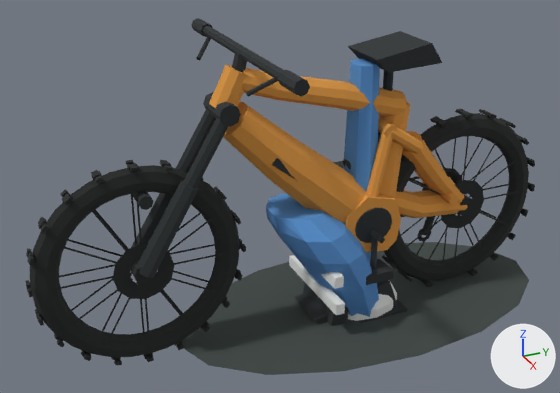
Two versions of the glTF model contrib/workout-game-assets/generated/WG_RiderBike.glb, one commit apart.
Both versions are drawn from a 50 mm camera at (2.34, -1.38, 1.71) aimed at (-0.06, -0.3, 0.51). Arrows for +X, +Y and +Z are at lower right; the lights stay in place. The older version comes first. Where no turn or scale is listed for an object, it has been applied to the vertices. Vertices at exactly the same position are counted once.

In view in the first picture: 'GEO_BikeComponents_LOD0', 'GEO_Crank_LOD0', 'GEO_Fork_LOD0', 'GEO_FrontWheel_LOD0', 'GEO_HelmetAccent_LOD0', 'GEO_JerseyAccent_LOD0', 'GEO_Limb_LOD0', 'GEO_MainFrame_LOD0', 'GEO_RearShock_LOD0', 'GEO_RearWheel_LOD0', 'GEO_Shadow_LOD0', 'GEO_Swingarm_LOD0', 'GEO_Torso_LOD0' and 3 more.
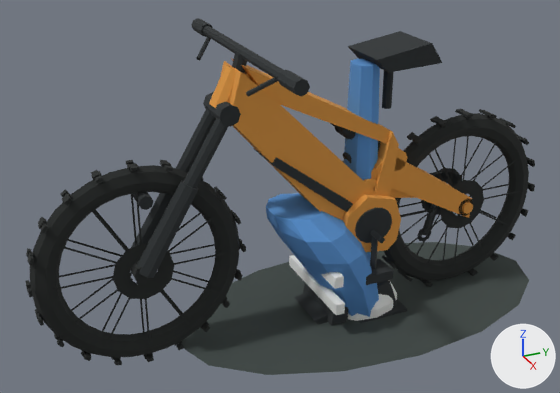
What differs and where, as boxes [x1, y1, x2, y2] in the pictures (560 x 393 px):
'GEO_MainFrame_LOD0', reshaped
    before: [209, 64, 410, 252]
    after: [209, 58, 401, 252]
'GEO_Swingarm_LOD0', reshaped
    before: [366, 118, 467, 218]
    after: [364, 148, 473, 218]
'GEO_RearShock_LOD0', reshaped (mostly hidden)
    before: [343, 132, 380, 170]
    after: [330, 123, 380, 164]
part 1 of me_geo_mainframe_lod0, rebuilt (8% wider, 31% taller)
    before: [223, 102, 366, 223]
    after: [221, 61, 375, 220]
part 2 of me_geo_mainframe_lod0, rebuilt (74% taller)
    before: [242, 68, 407, 117]
    after: [231, 58, 391, 144]
part 3 of me_geo_mainframe_lod0, rebuilt
    before: [379, 102, 410, 198]
    after: [374, 131, 399, 196]
part 4 of me_geo_rearshock_lod0, added
    after: [330, 123, 352, 134]
part 5 of me_geo_rearshock_lod0, rebuilt (not visible before)
    after: [335, 127, 380, 151]
part 6 of me_geo_rearshock_lod0, rebuilt
    before: [343, 159, 351, 170]
    after: [343, 152, 352, 164]
part 7 of me_geo_swingarm_lod0, added
    after: [462, 202, 473, 214]
part 8 of me_geo_swingarm_lod0, added
    after: [395, 148, 407, 171]
part 9 of me_geo_swingarm_lod0, added
    after: [364, 178, 377, 191]
part 10 of me_geo_swingarm_lod0, rebuilt
    before: [366, 124, 467, 218]
    after: [375, 156, 472, 218]
part 11 of me_geo_swingarm_lod0, deleted
    before: [422, 182, 459, 205]
part 12 of me_geo_swingarm_lod0, deleted
    before: [378, 118, 397, 138]
part 13 of me_geo_swingarm_lod0, added (mostly hidden)
    after: [364, 162, 416, 198]

Patch to the scene script:
```diff
--- a/contrib/workout-game-assets/generated/WG_RiderBike.glb.py
+++ b/contrib/workout-game-assets/generated/WG_RiderBike.glb.py
@@ me_geo_mainframe_lod0 @@
-me_geo_mainframe_lod0.from_pydata(...)  # 176 vertices, 328 faces; spans x -0.11..0.11, y -0.584..0.192, z 0.285..1.046
+me_geo_mainframe_lod0.from_pydata(...)  # 88 vertices, 152 faces; spans x -0.11..0.11, y -0.584..0.125, z 0.285..1.05
+# me_geo_mainframe_lod0 part 1: the loose piece of 42 vertices spanning x -0.11..0.11, y -0.551..0.085, z 0.322..0.908 is rebuilt with 12 vertices and now spans x -0.078..0.078, y -0.545..0.08, z 0.285..1.04
+# me_geo_mainframe_lod0 part 2: the loose piece of 42 vertices spanning x -0.06..0.06, y -0.492..0.158, z 0.777..1.032 is rebuilt with 8 vertices and now spans x -0.068..0.068, y -0.48..0.1, z 0.69..1.05
+# me_geo_mainframe_lod0 part 3: the loose piece of 32 vertices spanning x -0.084..0.084, y 0.0..0.192, z 0.417..0.844 is rebuilt with 8 vertices and now spans x -0.082..0.082, y 0.015..0.11, z 0.43..0.755
+# other edits to the shape of me_geo_mainframe_lod0 do not show in these pictures
 me_geo_mainframe_lod0.materials.append(mat_mat_frame_highvizamber)
@@ me_geo_rearshock_lod0 @@
-me_geo_rearshock_lod0.from_pydata(...)  # 67 vertices, 120 faces; spans x -0.045..0.045, y -0.069..0.205, z 0.502..0.762
+me_geo_rearshock_lod0.from_pydata(...)  # 109 vertices, 200 faces; spans x -0.05..0.05, y -0.11..0.14, z 0.606..0.814
+# me_geo_rearshock_lod0 part 4: a new loose piece, a 10-sided cylinder along x spanning x -0.05..0.05, y -0.11..-0.06, z 0.761..0.809, in mat_mat_component_black (dark grey #2c3032)
+# me_geo_rearshock_lod0 part 5: the loose piece of 39 vertices spanning x -0.034..0.034, y -0.049..0.095, z 0.502..0.762 is rebuilt with 43 vertices and now spans x -0.034..0.034, y -0.107..0.137, z 0.606..0.814
+# me_geo_rearshock_lod0 part 6: the loose piece of 22 vertices spanning x -0.029..0.029, y -0.069..0.06, z 0.592..0.683 is rebuilt with 22 vertices and now spans x -0.029..0.029, y -0.072..0.039, z 0.618..0.712
+# other edits to the shape of me_geo_rearshock_lod0 do not show in these pictures
 me_geo_rearshock_lod0.materials.append(mat_mat_component_black)
@@ me_geo_swingarm_lod0 @@
-me_geo_swingarm_lod0.from_pydata(...)  # 167 vertices, 312 faces; spans x -0.102..0.102, y -0.018..0.483, z 0.336..0.781
+me_geo_swingarm_lod0.from_pydata(...)  # 116 vertices, 204 faces; spans x -0.088..0.088, y -0.036..0.48, z 0.325..0.675
+# me_geo_swingarm_lod0 part 7: a new loose piece, a 10-sided cylinder along x spanning x -0.088..0.088, y 0.431..0.479, z 0.355..0.4, in mat_mat_frame_highvizamber (orange #dd9742)
+# me_geo_swingarm_lod0 part 8: a new loose piece, a 10-sided cylinder along x spanning x -0.075..0.075, y 0.073..0.157, z 0.595..0.675, in mat_mat_frame_highvizamber (orange #dd9742)
+# me_geo_swingarm_lod0 part 9: a new loose piece, a 10-sided cylinder along x spanning x -0.075..0.075, y -0.035..0.045, z 0.502..0.578, in mat_mat_frame_highvizamber (orange #dd9742)
+# me_geo_swingarm_lod0 part 10: the loose piece of 131 vertices spanning x -0.102..0.102, y -0.018..0.483, z 0.336..0.777 is rebuilt with 12 vertices and now spans x -0.075..0.075, y 0.025..0.48, z 0.325..0.67
+# me_geo_swingarm_lod0 part 11: the loose piece of 18 vertices spanning x -0.095..0.095, y 0.353..0.397, z 0.41..0.454 is deleted
+# me_geo_swingarm_lod0 part 12: the loose piece of 18 vertices spanning x -0.082..0.082, y 0.049..0.101, z 0.729..0.781 is deleted
+# me_geo_swingarm_lod0 part 13: 16 vertices added at x -0.064..0.064, y -0.025..0.34, z 0.438..0.67
+# other edits to the shape of me_geo_swingarm_lod0 do not show in these pictures
 me_geo_swingarm_lod0.materials.append(mat_mat_frame_highvizamber)
```
